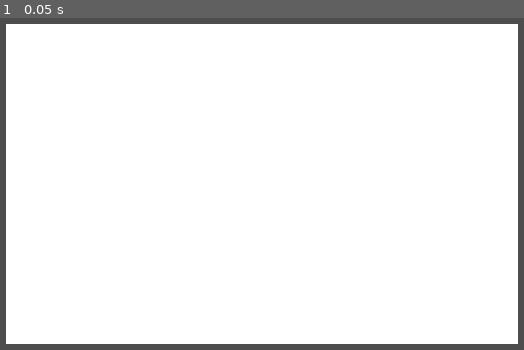
Above: before the commit, frame 1.
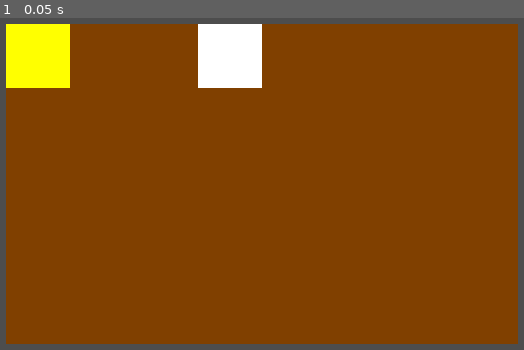
Above: after the commit, the same moment.

Repository: mattthewaz/FolkloreFarmers
Game: Godot game, scene res://farm.tscn
The game is run twice, just before and just after one commit, with the same random seed, the same clock (stepped at 60 frames per second) and the same inputs.
Inputs:
- Up to frame 1 (0.05 s): no input

The runs differ from the first frame. In frame 1, 92% of the frame differs, in the area x 1-99%, y 1-99%.

Commit message:
Added basic tile changing properties

Diff:
--- a/farm.tscn
+++ b/farm.tscn
@@ -4,122 +4,124 @@
 
 [node name="Farm" type="Node2D"]
 
-[node name="Tile" parent="." instance=ExtResource("1_vhcrk")]
+[node name="TileA1" parent="." instance=ExtResource("1_vhcrk")]
+position = Vector2(64, 64)
+farmType = 1
+
+[node name="TileB1" parent="." instance=ExtResource("1_vhcrk")]
+position = Vector2(128, 64)
+
+[node name="TileC1" parent="." instance=ExtResource("1_vhcrk")]
+position = Vector2(192, 64)
+
+[node name="TileD1" parent="." instance=ExtResource("1_vhcrk")]
+position = Vector2(256, 64)
+farmType = 2
+
+[node name="TileE1" parent="." instance=ExtResource("1_vhcrk")]
+position = Vector2(320, 64)
+
+[node name="TileF1" parent="." instance=ExtResource("1_vhcrk")]
+position = Vector2(384, 64)
+
+[node name="TileG1" parent="." instance=ExtResource("1_vhcrk")]
+position = Vector2(448, 64)
+
+[node name="TileH1" parent="." instance=ExtResource("1_vhcrk")]
+position = Vector2(512, 64)
+
+[node name="TileA2" parent="." instance=ExtResource("1_vhcrk")]
 position = Vector2(64, 128)
 
-[node name="Tile2" parent="." instance=ExtResource("1_vhcrk")]
+[node name="TileB2" parent="." instance=ExtResource("1_vhcrk")]
 position = Vector2(128, 128)
 
-[node name="Tile3" parent="." instance=ExtResource("1_vhcrk")]
+[node name="TileC2" parent="." instance=ExtResource("1_vhcrk")]
 position = Vector2(192, 128)
 
-[node name="Tile4" parent="." instance=ExtResource("1_vhcrk")]
+[node name="TileD2" parent="." instance=ExtResource("1_vhcrk")]
 position = Vector2(256, 128)
 
-[node name="Tile5" parent="." instance=ExtResource("1_vhcrk")]
+[node name="TileE2" parent="." instance=ExtResource("1_vhcrk")]
 position = Vector2(320, 128)
 
-[node name="Tile6" parent="." instance=ExtResource("1_vhcrk")]
+[node name="TileF2" parent="." instance=ExtResource("1_vhcrk")]
 position = Vector2(384, 128)
 
-[node name="Tile7" parent="." instance=ExtResource("1_vhcrk")]
+[node name="TileG2" parent="." instance=ExtResource("1_vhcrk")]
 position = Vector2(448, 128)
 
-[node name="Tile8" parent="." instance=ExtResource("1_vhcrk")]
+[node name="TileH2" parent="." instance=ExtResource("1_vhcrk")]
 position = Vector2(512, 128)
 
-[node name="Tile9" parent="." instance=ExtResource("1_vhcrk")]
+[node name="TileA3" parent="." instance=ExtResource("1_vhcrk")]
 position = Vector2(64, 192)
 
-[node name="Tile10" parent="." instance=ExtResource("1_vhcrk")]
+[node name="TileB3" parent="." instance=ExtResource("1_vhcrk")]
 position = Vector2(128, 192)
 
-[node name="Tile11" parent="." instance=ExtResource("1_vhcrk")]
+[node name="TileC3" parent="." instance=ExtResource("1_vhcrk")]
 position = Vector2(192, 192)
 
-[node name="Tile12" parent="." instance=ExtResource("1_vhcrk")]
+[node name="TileD3" parent="." instance=ExtResource("1_vhcrk")]
 position = Vector2(256, 192)
 
-[node name="Tile13" parent="." instance=ExtResource("1_vhcrk")]
+[node name="TileE3" parent="." instance=ExtResource("1_vhcrk")]
 position = Vector2(320, 192)
 
-[node name="Tile14" parent="." instance=ExtResource("1_vhcrk")]
+[node name="TileF3" parent="." instance=ExtResource("1_vhcrk")]
 position = Vector2(384, 192)
 
-[node name="Tile15" parent="." instance=ExtResource("1_vhcrk")]
+[node name="TileG3" parent="." instance=ExtResource("1_vhcrk")]
 position = Vector2(448, 192)
 
-[node name="Tile16" parent="." instance=ExtResource("1_vhcrk")]
+[node name="TileH3" parent="." instance=ExtResource("1_vhcrk")]
 position = Vector2(512, 192)
 
-[node name="Tile17" parent="." instance=ExtResource("1_vhcrk")]
+[node name="TileA4" parent="." instance=ExtResource("1_vhcrk")]
 position = Vector2(64, 256)
 
-[node name="Tile18" parent="." instance=ExtResource("1_vhcrk")]
+[node name="TileB4" parent="." instance=ExtResource("1_vhcrk")]
 position = Vector2(128, 256)
 
-[node name="Tile19" parent="." instance=ExtResource("1_vhcrk")]
+[node name="TileC4" parent="." instance=ExtResource("1_vhcrk")]
 position = Vector2(192, 256)
 
-[node name="Tile20" parent="." instance=ExtResource("1_vhcrk")]
+[node name="TileD4" parent="." instance=ExtResource("1_vhcrk")]
 position = Vector2(256, 256)
 
-[node name="Tile21" parent="." instance=ExtResource("1_vhcrk")]
+[node name="TileE4" parent="." instance=ExtResource("1_vhcrk")]
 position = Vector2(320, 256)
 
-[node name="Tile22" parent="." instance=ExtResource("1_vhcrk")]
+[node name="TileF4" parent="." instance=ExtResource("1_vhcrk")]
 position = Vector2(384, 256)
 
-[node name="Tile23" parent="." instance=ExtResource("1_vhcrk")]
+[node name="TileG4" parent="." instance=ExtResource("1_vhcrk")]
 position = Vector2(448, 256)
 
-[node name="Tile24" parent="." instance=ExtResource("1_vhcrk")]
+[node name="TileH4" parent="." instance=ExtResource("1_vhcrk")]
 position = Vector2(512, 256)
 
-[node name="Tile25" parent="." instance=ExtResource("1_vhcrk")]
+[node name="TileA5" parent="." instance=ExtResource("1_vhcrk")]
 position = Vector2(64, 320)
 
-[node name="Tile26" parent="." instance=ExtResource("1_vhcrk")]
+[node name="TileB5" parent="." instance=ExtResource("1_vhcrk")]
 position = Vector2(128, 320)
 
-[node name="Tile27" parent="." instance=ExtResource("1_vhcrk")]
+[node name="TileC5" parent="." instance=ExtResource("1_vhcrk")]
 position = Vector2(192, 320)
 
-[node name="Tile28" parent="." instance=ExtResource("1_vhcrk")]
+[node name="TileD5" parent="." instance=ExtResource("1_vhcrk")]
 position = Vector2(256, 320)
 
-[node name="Tile29" parent="." instance=ExtResource("1_vhcrk")]
+[node name="TileE5" parent="." instance=ExtResource("1_vhcrk")]
 position = Vector2(320, 320)
 
-[node name="Tile30" parent="." instance=ExtResource("1_vhcrk")]
+[node name="TileF5" parent="." instance=ExtResource("1_vhcrk")]
 position = Vector2(384, 320)
 
-[node name="Tile31" parent="." instance=ExtResource("1_vhcrk")]
+[node name="TileG5" parent="." instance=ExtResource("1_vhcrk")]
 position = Vector2(448, 320)
 
-[node name="Tile32" parent="." instance=ExtResource("1_vhcrk")]
+[node name="TileH5" parent="." instance=ExtResource("1_vhcrk")]
 position = Vector2(512, 320)
-
-[node name="Tile33" parent="." instance=ExtResource("1_vhcrk")]
-position = Vector2(64, 64)
-
-[node name="Tile34" parent="." instance=ExtResource("1_vhcrk")]
-position = Vector2(128, 64)
-
-[node name="Tile35" parent="." instance=ExtResource("1_vhcrk")]
-position = Vector2(192, 64)
-
-[node name="Tile36" parent="." instance=ExtResource("1_vhcrk")]
-position = Vector2(256, 64)
-
-[node name="Tile37" parent="." instance=ExtResource("1_vhcrk")]
-position = Vector2(320, 64)
-
-[node name="Tile38" parent="." instance=ExtResource("1_vhcrk")]
-position = Vector2(384, 64)
-
-[node name="Tile39" parent="." instance=ExtResource("1_vhcrk")]
-position = Vector2(448, 64)
-
-[node name="Tile40" parent="." instance=ExtResource("1_vhcrk")]
-position = Vector2(512, 64)
--- /dev/null
+++ b/tile.gd
@@ -0,0 +1,30 @@
+extends Node2D
+
+enum FarmType { Empty, Wheat, Shrine }
+
+var _farmType: FarmType = FarmType.Empty
+@export var farmType: FarmType:
+	get:
+		return _farmType
+	set(value):
+		_farmType = value
+		updateTileImage()
+
+
+func updateTileImage():
+	var rect: ColorRect = get_node("ColorRect")
+	if _farmType == FarmType.Empty:
+		rect.color = Color(0.5, 0.25, 0, 1.0)
+	if _farmType == FarmType.Wheat:
+		rect.color = Color(1.0, 1.0, 0, 1.0)
+	if _farmType == FarmType.Shrine:
+		rect.color = Color(1.0, 1.0, 1.0, 1.0)
+
+# Called when the node enters the scene tree for the first time.
+func _ready():
+	updateTileImage()
+
+
+# Called every frame. 'delta' is the elapsed time since the previous frame.
+func _process(delta):
+	pass
--- a/tile.tscn
+++ b/tile.tscn
@@ -1,6 +1,9 @@
-[gd_scene format=3 uid="uid://d3seiysyma2im"]
+[gd_scene load_steps=2 format=3 uid="uid://d3seiysyma2im"]
+
+[ext_resource type="Script" path="res://tile.gd" id="1_68wa1"]
 
 [node name="Tile" type="Node2D"]
+script = ExtResource("1_68wa1")
 
 [node name="ColorRect" type="ColorRect" parent="."]
 offset_right = 64.0
